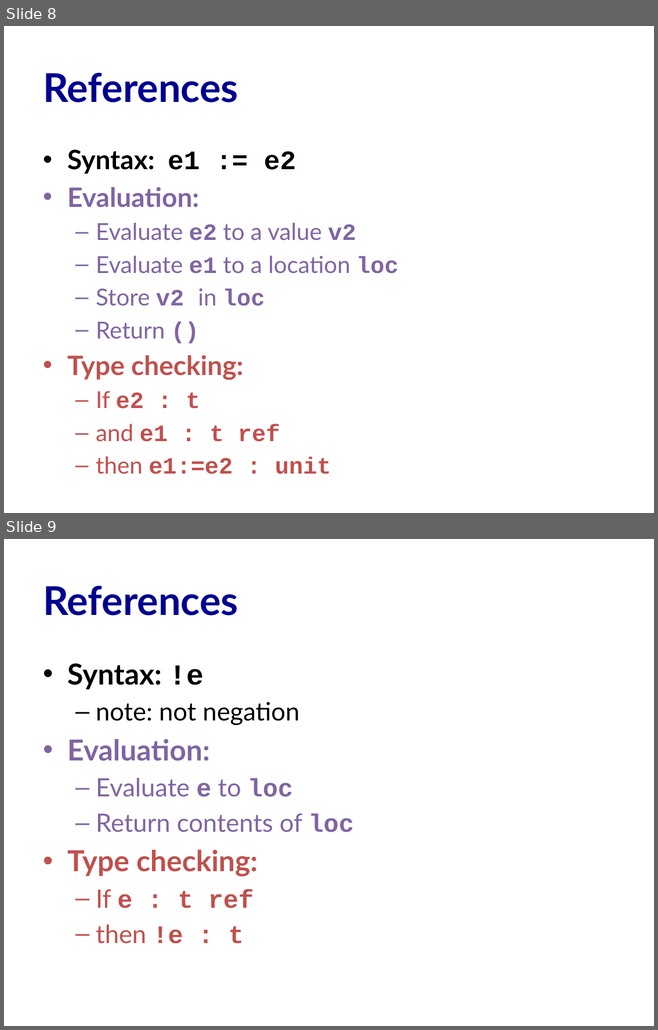
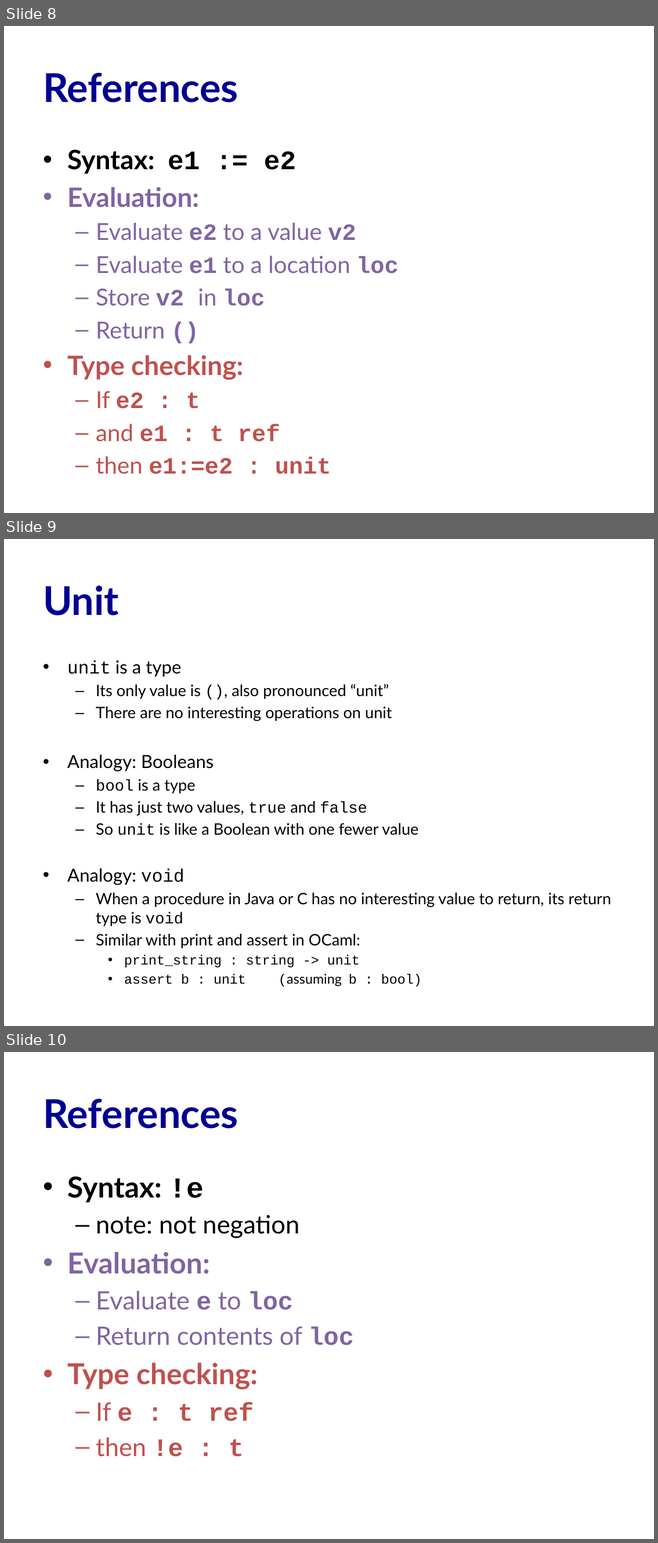
Before and after one commit to cs3110/materials-2019fa, a slide deck: 12-mutable/lec.pptx. Shown one above the other, each under a label of ours: slides 8 and 9 before the commit, slides 8, 9 and 10 after it. The pictures are 658x1030 and 658x1543 pixels, drawn with LibreOffice and Linux fonts; fonts in the diff are those of the drawing. Boxes give left, top, right and bottom in pixels: in the first picture for what was removed or moved away, otherwise in the second. Text is boxed around its words. In the diff, an @@ line names an element or a change of style, - is before the commit and + after.

Commit message:
Fix lecture errors
- Fix Java exception name
- Add missing slide on unit

```diff
--- a/12-mutable/lec.pptx
+++ b/12-mutable/lec.pptx
@@ slide 9 added at bbox=[4, 539, 654, 1026], background #FFFFFF @@
@@ title added at bbox=[43, 585, 119, 616], 44 pt, text #000090, bold @@
+Unit
@@ text added at bbox=[67, 660, 611, 968], 17.5 pt, text #000000 @@
+• unit is a type
+  – Its only value is (), also pronounced “unit”
+  – There are no interesting operations on unit
+• Analogy: Booleans
+  – bool is a type
+  – It has just two values, true and false
+  – So unit is like a Boolean with one fewer value
+• Analogy: void
+  – When a procedure in Java or C has no interesting value to return, its return type is void
+  – Similar with print and assert in OCaml:
+    • print_string : string -> unit
+    • assert b : unit (assuming b : bool)
@@ what was slide 9 is now slide 10 @@
```
Also in this commit, not shown: 1 slide changed, 1 other file.
